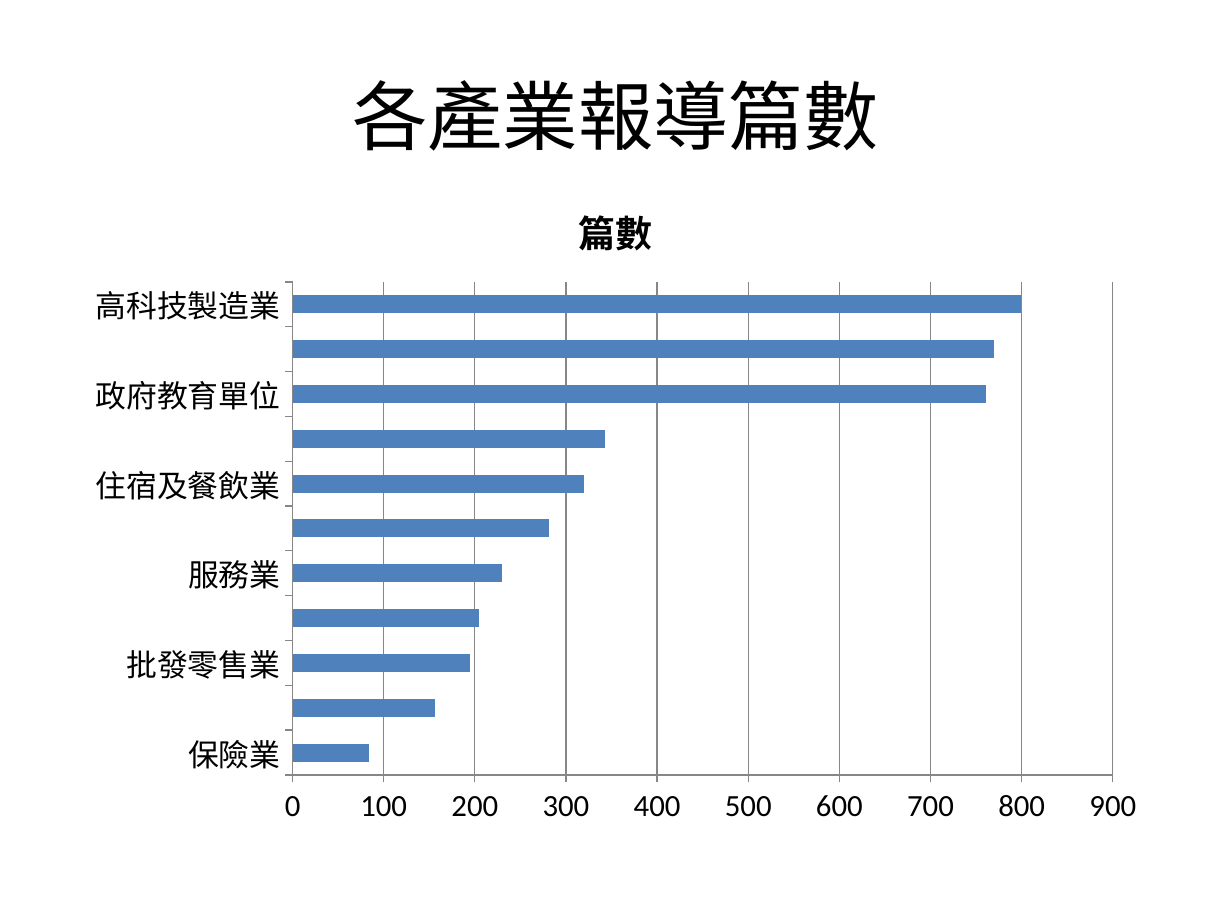
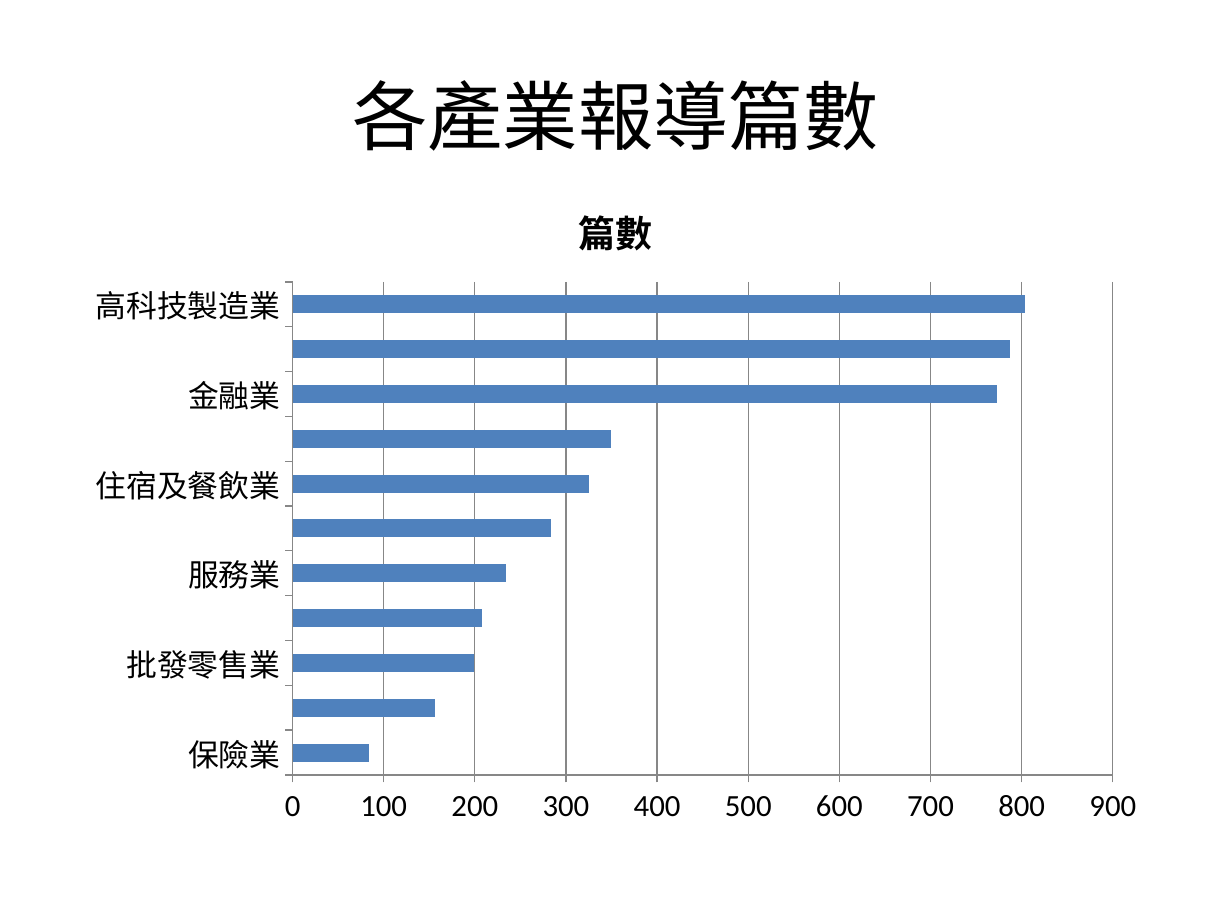
Before and after one commit to AndyChen825/industry-monitor, a slide deck: slide 3 of docs/reports/台灣產業趨勢監測週報_2026-09-21_2026-09-28.pptx. Drawn at 1232x924 pixels with LibreOffice and Linux fonts; fonts in the diff are those of the drawing. Boxes give left, top, right and bottom in pixels: in the first picture for what was removed or moved away, otherwise in the second. Text is boxed around its words. In the diff, an @@ line names an element or a change of style, - is before the commit and + after.

```diff
--- a/docs/reports/台灣產業趨勢監測週報_2026-09-21_2026-09-28.pptx
+++ b/docs/reports/台灣產業趨勢監測週報_2026-09-21_2026-09-28.pptx
@@ bar chart at box(74, 172, 1158, 838) @@
-categories: 保險業, 傳統製造業, 批發零售業, 專業科學及技術服務業, 服務業, 醫療保健業, 住宿及餐飲業, 資通訊業, 政府教育單位, 金融業, 高科技製造業
+categories: 保險業, 傳統製造業, 批發零售業, 專業科學及技術服務業, 服務業, 醫療保健業, 住宿及餐飲業, 資通訊業, 金融業, 政府教育單位, 高科技製造業
-篇數: 80, 160, 200, 200, 230, 280, 320, 340, 760, 770, 800
+篇數: 80, 160, 200, 210, 230, 280, 320, 350, 770, 790, 800
```
Also in this commit, not shown: 4 other slides changed, 6 other files.
